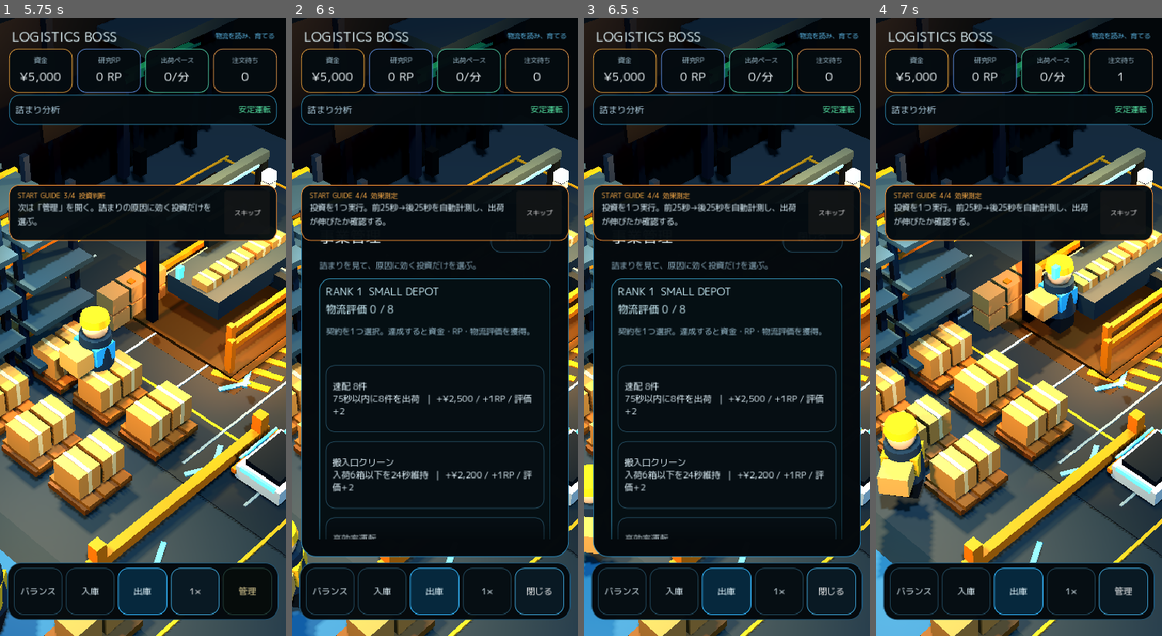
Above: before the commit, frames 1-4 (left to right).
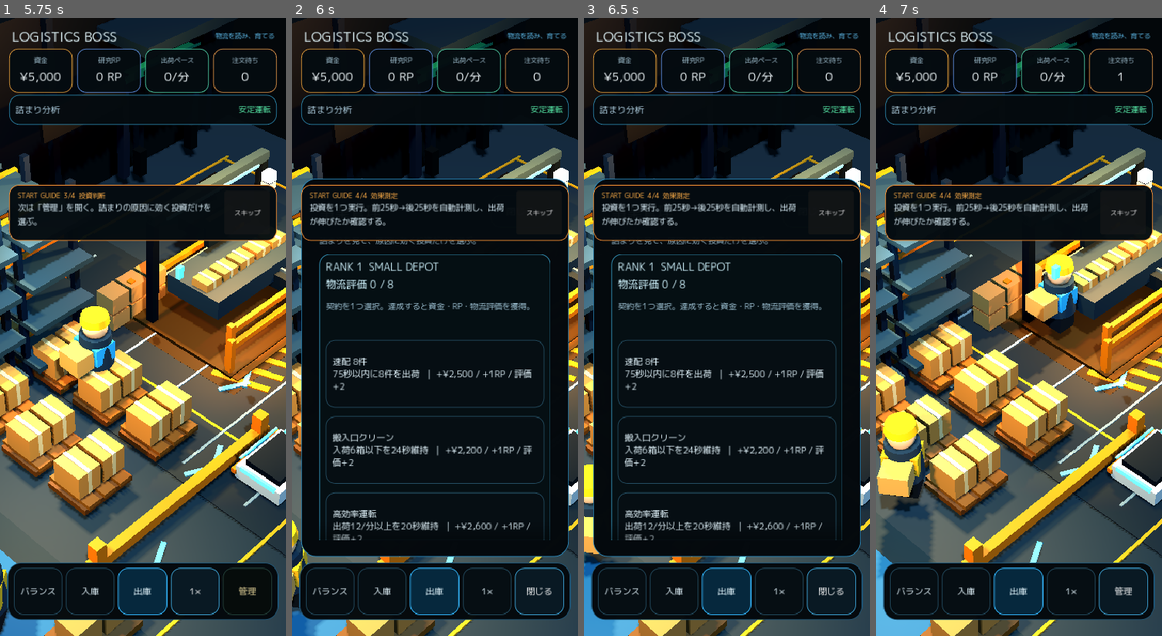
Above: after the commit, the same moments.

Repository: 48wr9f4wgp-lab/Logistics-Boss
Game: Godot game, scene res://scenes/main.tscn
The game is run twice, just before and just after one commit, with the same random seed, the same clock (stepped at 60 frames per second) and the same inputs.
Inputs:
- Up to frame 1 (5.75 s): click "バランス" at 0.5 s; click "入庫" at 1.25 s; click "出庫" at 2 s; click "1×" at 2.75 s; click "2×" at 3.5 s; click "4×" at 4.25 s; click "Ⅱ" at 5 s
- Up to frame 2 (6 s): click "管理" at 5.75 s
- Up to frame 3 (6.5 s): no input
- Up to frame 4 (7 s): click "閉じる" at 6.5 s

Frame 1 is identical in both runs. In frame 2, 8.3% of the frame differs, in the area x 3-97%, y 26-88%; in frame 3, 8.3%; in frame 4, nothing differs.

Commit message:
Make mobile management scrolling gesture-driven and robust

Diff:
--- a/godot/ui/game_hud_mobile.gd
+++ b/godot/ui/game_hud_mobile.gd
@@ -1,11 +1,19 @@
 extends "res://ui/game_hud_release.gd"
 class_name MobileGameHud
 
-const MOBILE_SHEET_TOP := 0.30
+const MOBILE_SHEET_TOP := 0.26
 const MOBILE_SHEET_SIDE_MARGIN := 12.0
 const MOBILE_SHEET_BOTTOM := -108.0
+const MOBILE_SCROLL_DRAG_THRESHOLD := 6.0
+const MOBILE_SCROLL_SPEED := 1.15
+const MOBILE_SCROLL_BOTTOM_PADDING := 40.0
 
 var _mobile_layout_width := -1.0
+var _mobile_scroll: ScrollContainer
+var _mobile_scroll_touch_index := -1
+var _mobile_scroll_drag_distance := 0.0
+var _mobile_mouse_scroll_active := false
+var _mobile_mouse_drag_distance := 0.0
 
 
 func _ready() -> void:
@@ -20,6 +28,74 @@
     _apply_mobile_management_layout(false)
     _apply_mobile_progression_copy()
     _apply_mobile_rank3_compaction()
+
+
+func _input(event: InputEvent) -> void:
+    if _sheet == null or not _sheet.visible or _mobile_scroll == null:
+        _reset_mobile_scroll_gesture()
+        return
+
+    var scroll_rect := _mobile_scroll.get_global_rect()
+
+    if event is InputEventScreenTouch:
+        var touch := event as InputEventScreenTouch
+        if touch.pressed:
+            if _mobile_scroll_touch_index < 0 and scroll_rect.has_point(touch.position):
+                _mobile_scroll_touch_index = touch.index
+                _mobile_scroll_drag_distance = 0.0
+        elif touch.index == _mobile_scroll_touch_index:
+            _mobile_scroll_touch_index = -1
+            _mobile_scroll_drag_distance = 0.0
+        return
+
+    if event is InputEventScreenDrag:
+        var drag := event as InputEventScreenDrag
+        if drag.index != _mobile_scroll_touch_index:
+            return
+        _mobile_scroll_drag_distance += absf(drag.relative.y)
+        if _mobile_scroll_drag_distance >= MOBILE_SCROLL_DRAG_THRESHOLD:
+            _scroll_management_by(drag.relative.y)
+        return
+
+    # Web exports can present touch as emulated mouse input depending on browser/runtime settings.
+    # Keep an independent mouse-drag fallback so the management sheet remains usable on iOS Safari.
+    if event is InputEventMouseButton:
+        var mouse_button := event as InputEventMouseButton
+        if mouse_button.button_index != MOUSE_BUTTON_LEFT or _mobile_scroll_touch_index >= 0:
+            return
+        if mouse_button.pressed:
+            _mobile_mouse_scroll_active = scroll_rect.has_point(mouse_button.position)
+            _mobile_mouse_drag_distance = 0.0
+        else:
+            _mobile_mouse_scroll_active = false
+            _mobile_mouse_drag_distance = 0.0
+        return
+
+    if event is InputEventMouseMotion:
+        var motion := event as InputEventMouseMotion
+        if not _mobile_mouse_scroll_active or _mobile_scroll_touch_index >= 0:
+            return
+        if (motion.button_mask & MOUSE_BUTTON_MASK_LEFT) == 0:
+            _mobile_mouse_scroll_active = false
+            _mobile_mouse_drag_distance = 0.0
+            return
+        _mobile_mouse_drag_distance += absf(motion.relative.y)
+        if _mobile_mouse_drag_distance >= MOBILE_SCROLL_DRAG_THRESHOLD:
+            _scroll_management_by(motion.relative.y)
+
+
+func _scroll_management_by(pointer_delta_y: float) -> void:
+    if _mobile_scroll == null:
+        return
+    var next_scroll := _mobile_scroll.scroll_vertical - int(round(pointer_delta_y * MOBILE_SCROLL_SPEED))
+    _mobile_scroll.scroll_vertical = maxi(0, next_scroll)
+
+
+func _reset_mobile_scroll_gesture() -> void:
+    _mobile_scroll_touch_index = -1
+    _mobile_scroll_drag_distance = 0.0
+    _mobile_mouse_scroll_active = false
+    _mobile_mouse_drag_distance = 0.0
 
 
 func _apply_mobile_management_layout(force: bool) -> void:
@@ -38,21 +114,27 @@
     _sheet.clip_contents = true
     _sheet.mouse_filter = Control.MOUSE_FILTER_STOP
 
+    _mobile_scroll = null
     _configure_scroll_containers(_sheet)
     _configure_known_mobile_controls()
     _tune_section_spacing(_progression_panel, 12)
     _tune_section_spacing(_rank3_panel, 10)
+    _ensure_scroll_bottom_padding()
 
 
 func _configure_scroll_containers(node: Node) -> void:
     if node is ScrollContainer:
         var scroll := node as ScrollContainer
+        if _mobile_scroll == null:
+            _mobile_scroll = scroll
         scroll.horizontal_scroll_mode = ScrollContainer.SCROLL_MODE_DISABLED
         scroll.vertical_scroll_mode = ScrollContainer.SCROLL_MODE_SHOW_NEVER
         scroll.scroll_hint_mode = ScrollContainer.SCROLL_HINT_MODE_ALL
         scroll.follow_focus = true
         scroll.clip_contents = true
+        scroll.scroll_deadzone = int(MOBILE_SCROLL_DRAG_THRESHOLD)
         scroll.scroll_vertical_custom_step = 96.0
+        scroll.mouse_filter = Control.MOUSE_FILTER_STOP
         _configure_scroll_content(scroll)
         return
 
@@ -70,6 +152,7 @@
         var label := node as Label
         label.autowrap_mode = TextServer.AUTOWRAP_WORD_SMART
         label.clip_text = false
+        label.mouse_filter = Control.MOUSE_FILTER_IGNORE
     elif node is Button:
         var button := node as Button
         button.clip_text = false
@@ -103,13 +186,27 @@
     if _routing_summary != null:
         _routing_summary.custom_minimum_size = Vector2(0, 42)
     if _routing_select != null:
-        _routing_select.custom_minimum_size = Vector2(0, 50)
+        _routing_select.custom_minimum_size = Vector2(0, 54)
+        _routing_select.mouse_filter = Control.MOUSE_FILTER_PASS
     if _receiving_annex_button != null:
         _receiving_annex_button.custom_minimum_size = Vector2(0, 88)
     if _inbound_carrier_button != null:
         _inbound_carrier_button.custom_minimum_size = Vector2(0, 88)
 
 
+func _ensure_scroll_bottom_padding() -> void:
+    var list := _find_upgrade_list(_sheet)
+    if list == null:
+        return
+    var spacer := list.get_node_or_null("MobileBottomSpacer") as Control
+    if spacer == null:
+        spacer = Control.new()
+        spacer.name = "MobileBottomSpacer"
+        spacer.mouse_filter = Control.MOUSE_FILTER_IGNORE
+        list.add_child(spacer)
+    spacer.custom_minimum_size = Vector2(0, MOBILE_SCROLL_BOTTOM_PADDING)
+
+
 func _tune_section_spacing(panel: PanelContainer, separation: int) -> void:
     if panel == null or panel.get_child_count() == 0:
         return
@@ -123,7 +220,7 @@
         return
 
     # At Rank 3 the three Rank 2 facility choices are historical state, not active decisions.
-    # Collapse them so the management sheet prioritizes contracts, staffing and current Rank 3 capital.
+    # Collapse them so the management sheet prioritizes current Rank 3 capital and live operations.
     if _facility_header != null:
         _facility_header.visible = true
         _facility_header.text = "拡張設備  3/3 導入済み"
